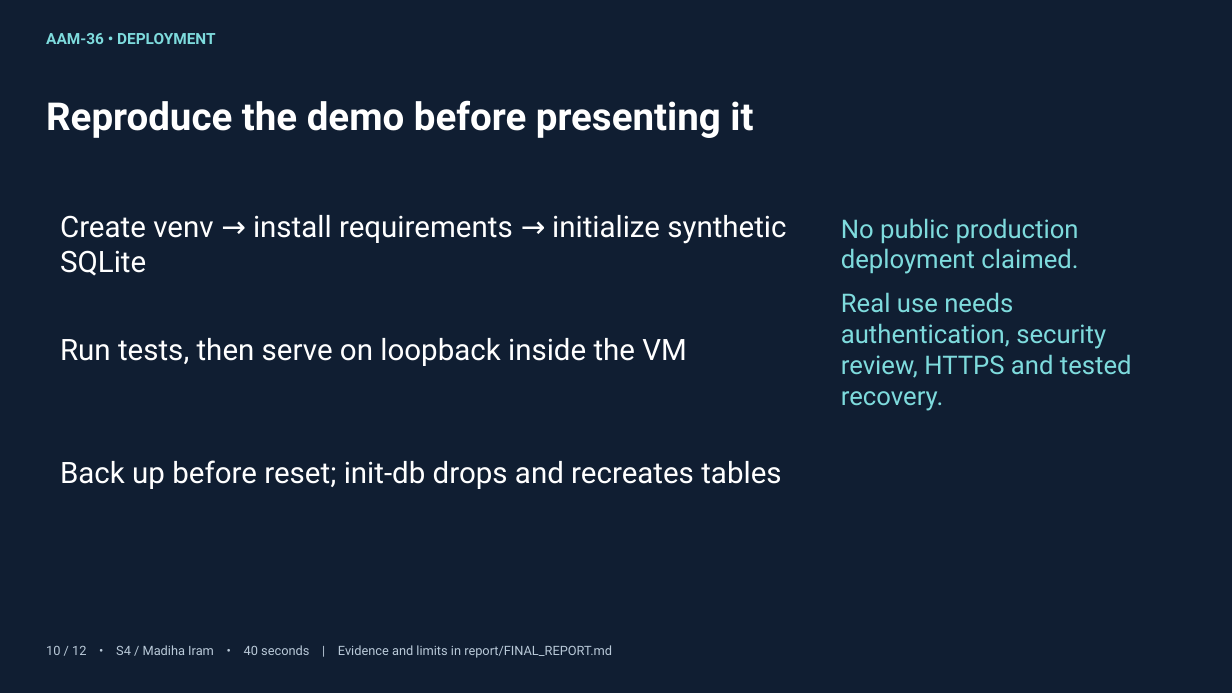
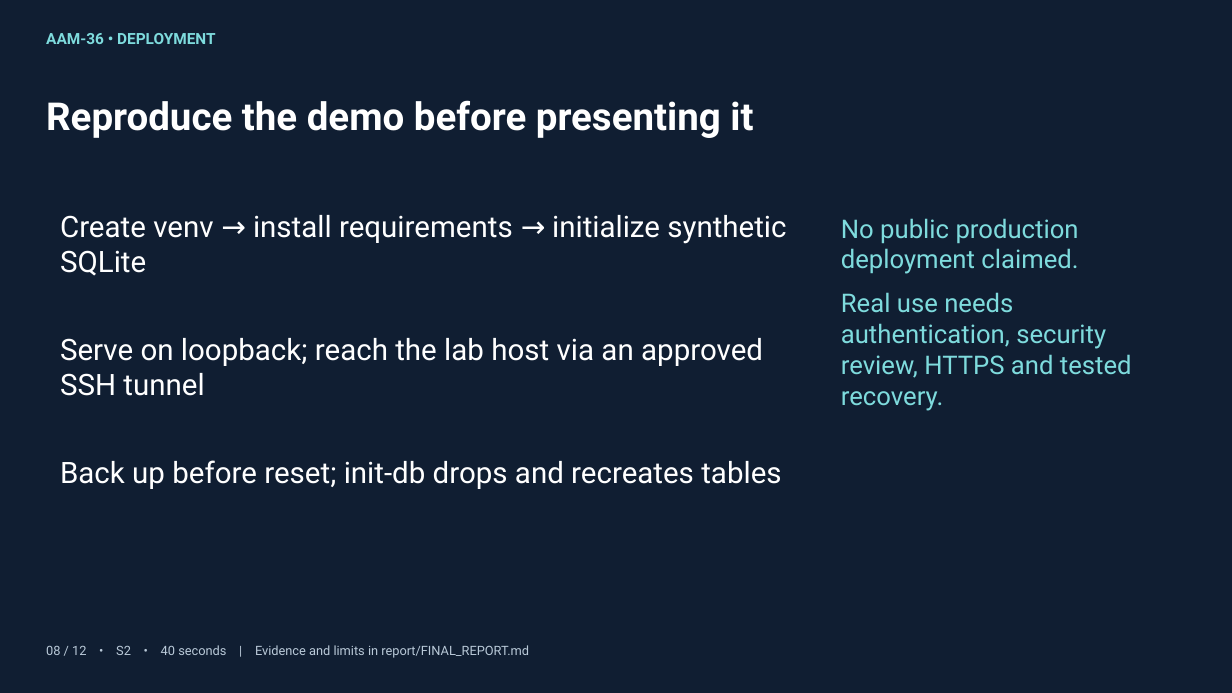
Before and after one commit to sahid-alam/attendance-academic-monitor, a slide deck: slide 8 of presentation/AAM_PRESENTATION.pptx (slide 10 before the commit). Drawn at 1232x693 pixels with LibreOffice and Linux fonts; fonts in the diff are those of the drawing. Boxes give left, top, right and bottom in pixels: in the first picture for what was removed or moved away, otherwise in the second. Text is boxed around its words. In the diff, an @@ line names an element or a change of style, - is before the commit and + after.

Commit message:
AAM-33 AAM-34 AAM-35 AAM-36 reconcile Jira acceptance and finalize submission exports

```diff
--- a/presentation/AAM_PRESENTATION.pptx
+++ b/presentation/AAM_PRESENTATION.pptx
@@ text at <box>60,338,763,396</box>: text changed @@
-Run tests, then serve on loopback inside the VM
+Serve on loopback; reach the lab host via an approved SSH tunnel
@@ text at <box>46,645,529,658</box>: text changed @@
-10 / 12 • S4 / Madiha Iram • 40 seconds | Evidence and limits in report/FINAL_REPORT.md
+08 / 12 • S2 • 40 seconds | Evidence and limits in report/FINAL_REPORT.md
```
Also in this commit, not shown: 8 other slides changed, 11 other files.
